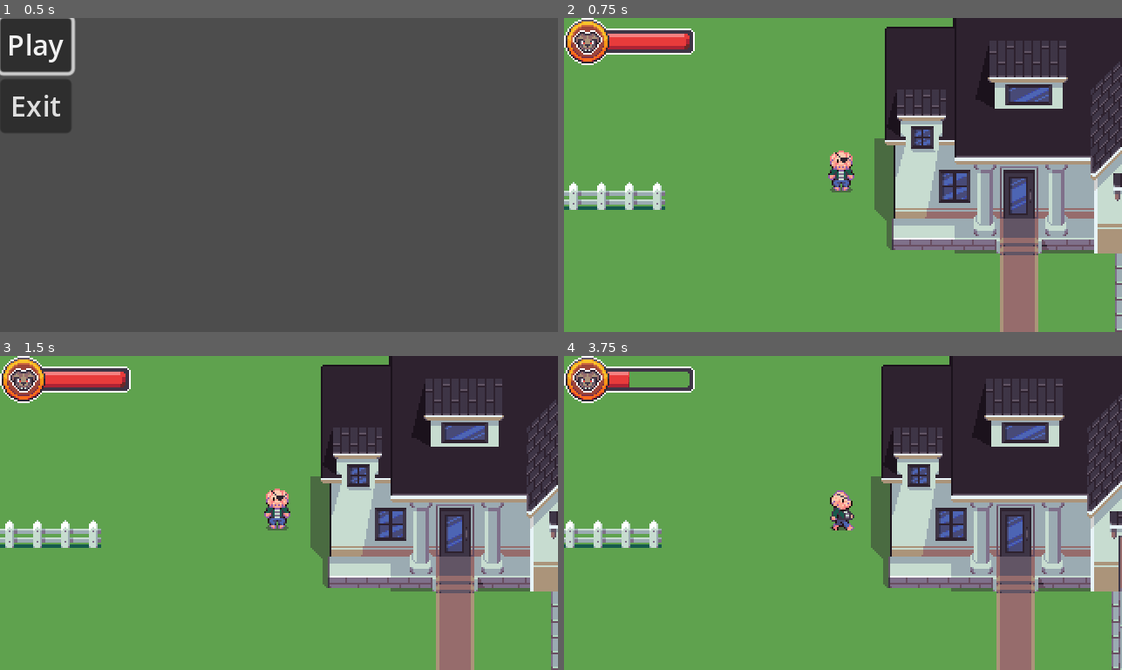
Above: before the commit, frames 1-4 (two rows, left to right).
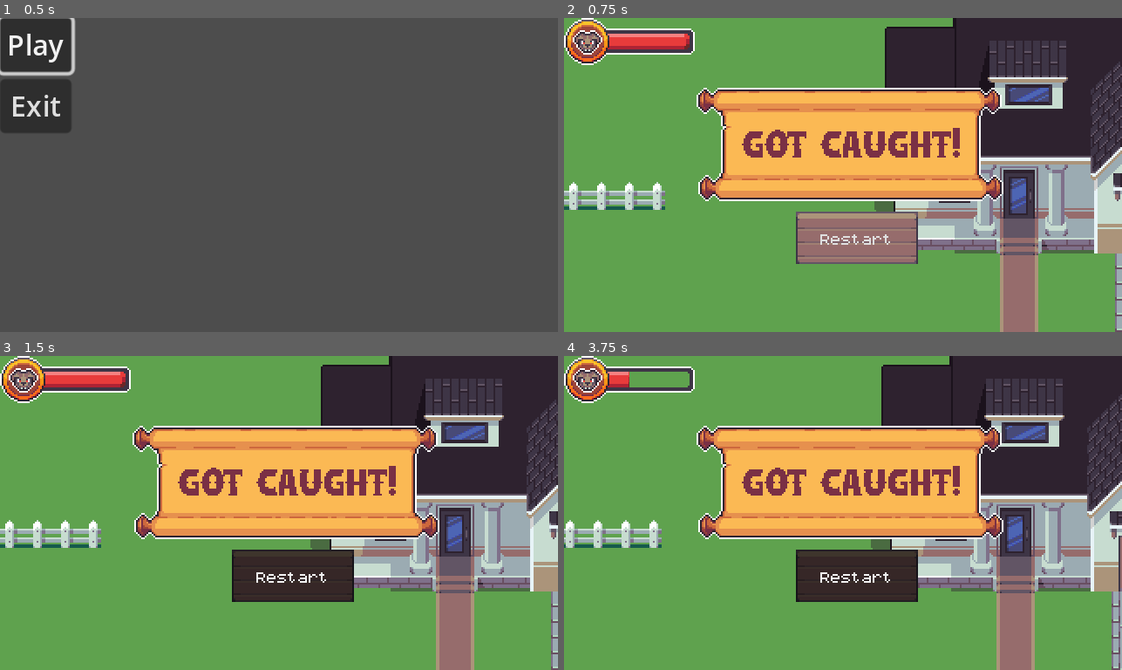
Above: after the commit, the same moments.

Repository: Hudell/ludum-dare-2023
Game: Godot game, scene res://source/scenes/title.tscn
Same seed, same stepped clock (60 frames per second), same inputs: the game is played once before the commit and once after it.
Inputs (mouse positions are in pixels of both pictures, inside the frame that each line leads up to):
- Up to frame 1 (0.5 s): no input
- Up to frame 2 (0.75 s): click "Play" at 0.5 s
- Up to frame 3 (1.5 s): click (290, 575) at 1.25 s, where only the run after the commit has a clickable "Restart"
- Up to frame 4 (3.75 s): click (854, 575) at 2 s, where only the run after the commit has a clickable "Restart"; click (854, 575) at 2.75 s, where only the run after the commit has a clickable "Restart"; tap Enter at 3.5 s; hold Right (ui_right) from 3.53 s (still down)

Frame 1 is identical in both runs. In frame 2, 21% of the frame differs, in the area x 23-79%, y 22-79%; in frame 3, 21%; in frame 4, 21%.

Commit message:
Started 'caught' screen

Diff:
--- /dev/null
+++ b/resources/styles/wooden_button.tres
@@ -0,0 +1,12 @@
+[gd_resource type="StyleBoxTexture" load_steps=2 format=3 uid="uid://jijxnesvq76p"]
+
+[ext_resource type="Texture2D" uid="uid://r372n62byl06" path="res://assets/img/wood.png" id="1_svixj"]
+
+[resource]
+texture = ExtResource("1_svixj")
+texture_margin_left = 8.0
+texture_margin_top = 8.0
+texture_margin_right = 8.0
+texture_margin_bottom = 8.0
+axis_stretch_horizontal = 1
+axis_stretch_vertical = 1
--- /dev/null
+++ b/resources/styles/wooden_button_focus.tres
@@ -0,0 +1,13 @@
+[gd_resource type="StyleBoxTexture" load_steps=2 format=3 uid="uid://cp5tsdn12y453"]
+
+[ext_resource type="Texture2D" uid="uid://r372n62byl06" path="res://assets/img/wood.png" id="1_l48hj"]
+
+[resource]
+texture = ExtResource("1_l48hj")
+texture_margin_left = 8.0
+texture_margin_top = 8.0
+texture_margin_right = 8.0
+texture_margin_bottom = 8.0
+axis_stretch_horizontal = 1
+axis_stretch_vertical = 1
+modulate_color = Color(0.443137, 0.301961, 0.462745, 1)
--- /dev/null
+++ b/resources/styles/wooden_button_hover.tres
@@ -0,0 +1,13 @@
+[gd_resource type="StyleBoxTexture" load_steps=2 format=3 uid="uid://iog8abwr1sn1"]
+
+[ext_resource type="Texture2D" uid="uid://r372n62byl06" path="res://assets/img/wood.png" id="1_7b7tp"]
+
+[resource]
+texture = ExtResource("1_7b7tp")
+texture_margin_left = 8.0
+texture_margin_top = 8.0
+texture_margin_right = 8.0
+texture_margin_bottom = 8.0
+axis_stretch_horizontal = 1
+axis_stretch_vertical = 1
+modulate_color = Color(0.360784, 0.360784, 0.360784, 1)
--- /dev/null
+++ b/resources/themes/main.tres
@@ -0,0 +1,6 @@
+[gd_resource type="Theme" load_steps=2 format=3 uid="uid://bts83yh3dwsti"]
+
+[ext_resource type="FontFile" uid="uid://cdam03ebyin7j" path="res://assets/font/aerxtabs_memesbruh03.ttf" id="1_ag0r3"]
+
+[resource]
+default_font = ExtResource("1_ag0r3")
--- a/source/scenes/hud.tscn
+++ b/source/scenes/hud.tscn
@@ -1,8 +1,16 @@
-[gd_scene load_steps=4 format=3 uid="uid://btc0b1p2uu504"]
+[gd_scene load_steps=11 format=3 uid="uid://btc0b1p2uu504"]
 
 [ext_resource type="Texture2D" uid="uid://dad1xv78bm7nc" path="res://assets/img/gauge.png" id="1_5q34b"]
 [ext_resource type="Script" path="res://source/scenes/hud.gd" id="1_jhyvj"]
 [ext_resource type="Texture2D" uid="uid://d2xoq6s68hehl" path="res://assets/img/dog_gauge_frame.png" id="2_d754p"]
+[ext_resource type="Texture2D" uid="uid://b8a50d3ltq65d" path="res://assets/img/scroll.png" id="4_gfq22"]
+[ext_resource type="Texture2D" uid="uid://dgoobx5gq71sm" path="res://assets/img/caught.png" id="5_1jhst"]
+[ext_resource type="StyleBox" uid="uid://jijxnesvq76p" path="res://resources/styles/wooden_button.tres" id="6_f371n"]
+[ext_resource type="StyleBox" uid="uid://iog8abwr1sn1" path="res://resources/styles/wooden_button_hover.tres" id="7_5d4qe"]
+[ext_resource type="Theme" uid="uid://bts83yh3dwsti" path="res://resources/themes/main.tres" id="7_ormvh"]
+[ext_resource type="StyleBox" uid="uid://cp5tsdn12y453" path="res://resources/styles/wooden_button_focus.tres" id="8_6x688"]
+
+[sub_resource type="StyleBoxEmpty" id="StyleBoxEmpty_0kkpl"]
 
 [node name="Hud" type="CanvasLayer"]
 script = ExtResource("1_jhyvj")
@@ -29,3 +37,46 @@
 texture = ExtResource("2_d754p")
 stretch_mode = 2
 metadata/_edit_lock_ = true
+
+[node name="Caught" type="Control" parent="."]
+layout_mode = 3
+anchors_preset = 0
+offset_left = 71.0
+offset_top = 26.0
+offset_right = 111.0
+offset_bottom = 66.0
+theme = ExtResource("7_ormvh")
+
+[node name="Scroll" type="NinePatchRect" parent="Caught"]
+layout_mode = 0
+offset_right = 184.0
+offset_bottom = 89.0
+texture = ExtResource("4_gfq22")
+patch_margin_left = 32
+patch_margin_top = 32
+patch_margin_right = 32
+patch_margin_bottom = 32
+axis_stretch_horizontal = 1
+axis_stretch_vertical = 1
+
+[node name="TextureRect" type="TextureRect" parent="Caught/Scroll"]
+layout_mode = 0
+offset_left = 31.0
+offset_top = 37.0
+offset_right = 156.0
+offset_bottom = 54.0
+texture = ExtResource("5_1jhst")
+stretch_mode = 2
+
+[node name="RestartButton" type="Button" parent="Caught"]
+layout_mode = 0
+offset_left = 62.0
+offset_top = 85.0
+offset_right = 132.0
+offset_bottom = 115.0
+theme_override_colors/font_pressed_color = Color(0.258824, 0.258824, 0.258824, 1)
+theme_override_styles/normal = ExtResource("6_f371n")
+theme_override_styles/hover = ExtResource("7_5d4qe")
+theme_override_styles/pressed = ExtResource("8_6x688")
+theme_override_styles/focus = SubResource("StyleBoxEmpty_0kkpl")
+text = "Restart"
Binary file added: assets/font/aerxtabs_memesbruh03.ttf
Not shown, added: assets/font/aerxtabs_memesbruh03.ttf.import
Binary file added: assets/img/scroll.png
Not shown, added: assets/img/scroll.png.import
Binary file added: assets/img/wood.png
Not shown, added: assets/img/wood.png.import
